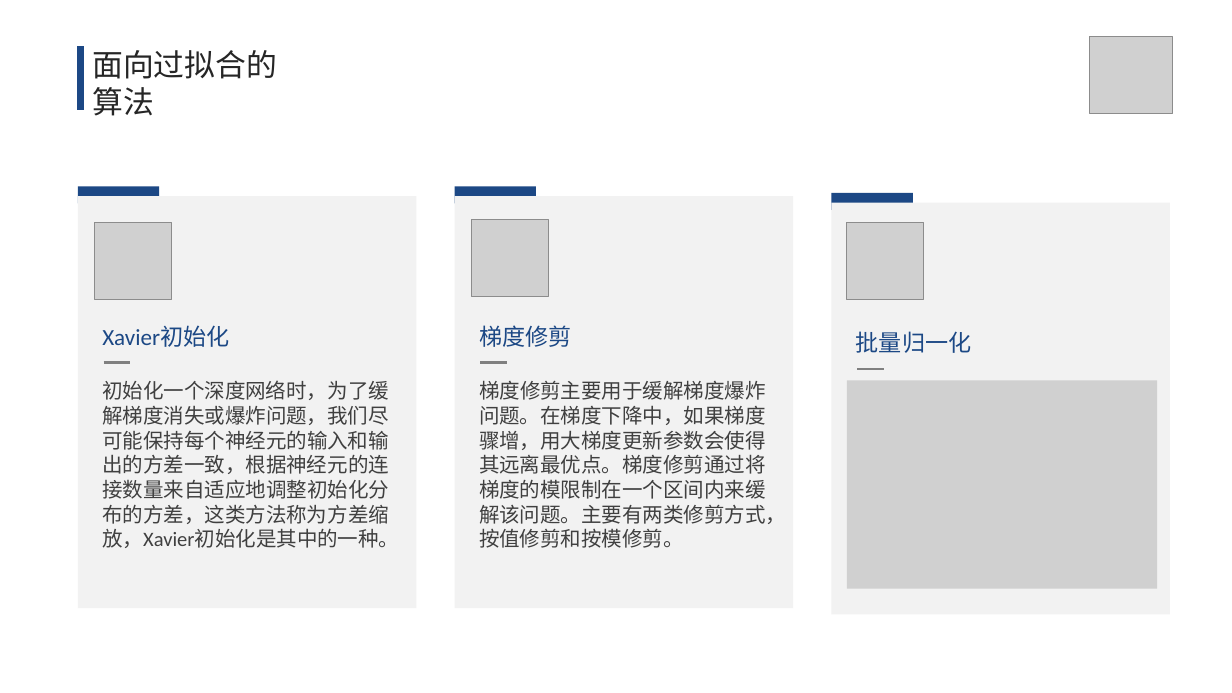
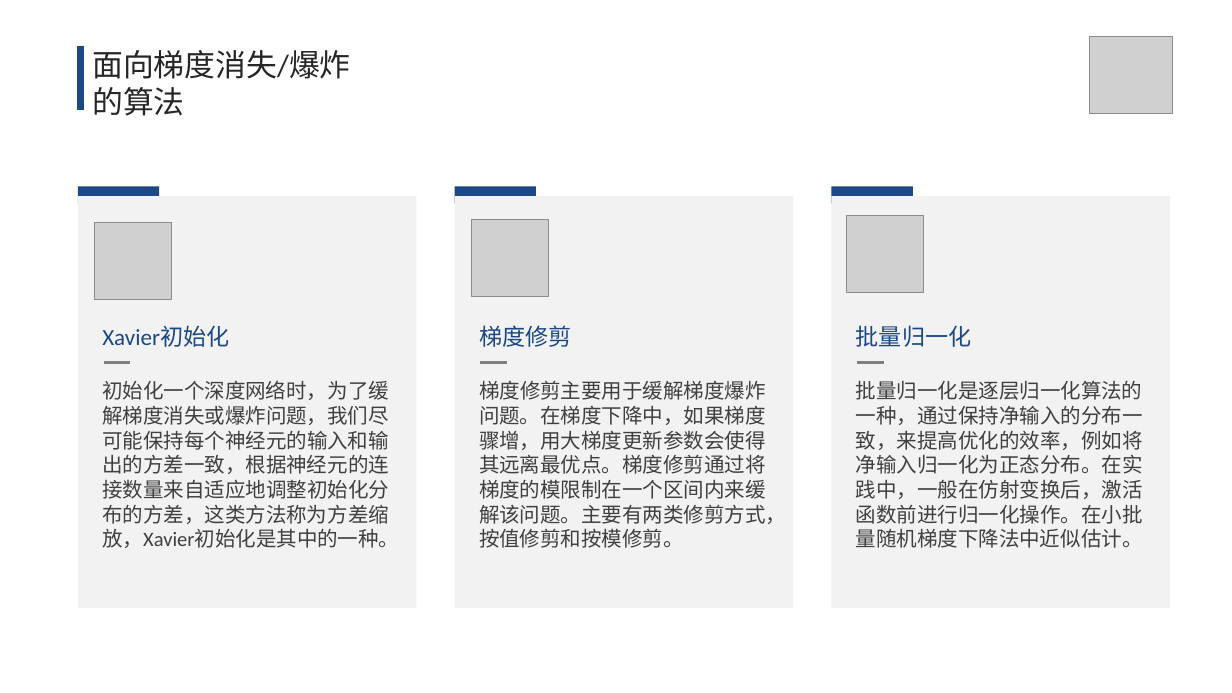
Before and after one commit to lt610/DeepGCN, a slide deck: slide 10 of 毕设提交/ppt/答辩ppt.pptx. Drawn at 1232x693 pixels with LibreOffice and Linux fonts; fonts in the diff are those of the drawing; grey boxes stand for pictures. Boxes give left, top, right and bottom in pixels: in the first picture for what was removed or moved away, otherwise in the second. Text is boxed around its words. In the diff, an @@ line names an element or a change of style, - is before the commit and + after.

```diff
--- a/毕设提交/ppt/答辩ppt.pptx
+++ b/毕设提交/ppt/答辩ppt.pptx
@@ text at [92, 50, 350, 116]: text changed @@
-面向过拟合的
-算法
+面向梯度消失/爆炸的算法
@@ picture removed at [847, 381, 1157, 590] @@
@@ text added at [856, 380, 1143, 548], 16 pt, text #404040 @@
+批量归一化是逐层归一化算法的一种，通过保持净输入的分布一致，来提高优化的效率，例如将净输入归一化为正态分布。在实践中，一般在仿射变换后，激活函数前进行归一化操作。在小批量随机梯度下降法中近似估计。
@@ 2 rectangles, 1 picture, 1 text, 1 line: place and size @@
-2 rectangles, 1 picture, 1 text, 1 line at [832, 193, 1170, 615]
+2 rectangles, 1 picture, 1 text, 1 line at [832, 187, 1170, 608]
```
Also in this commit, not shown: 3 other slides changed, 12 slides added, 1 slide removed.
